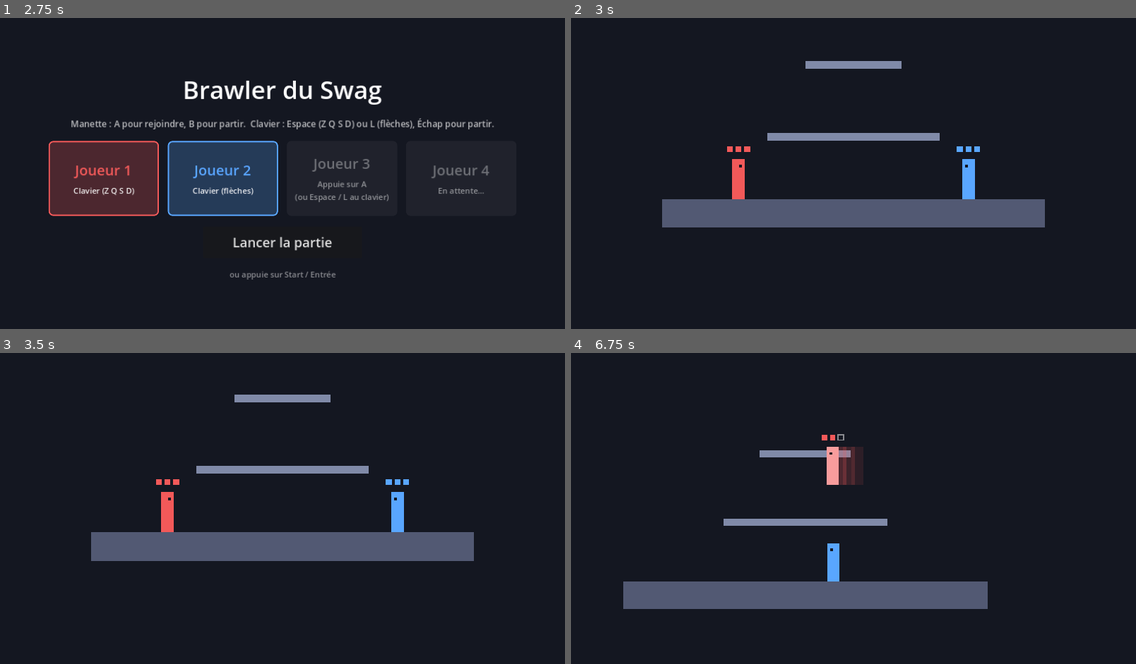
Above: before the commit, frames 1-4 (two rows, left to right).
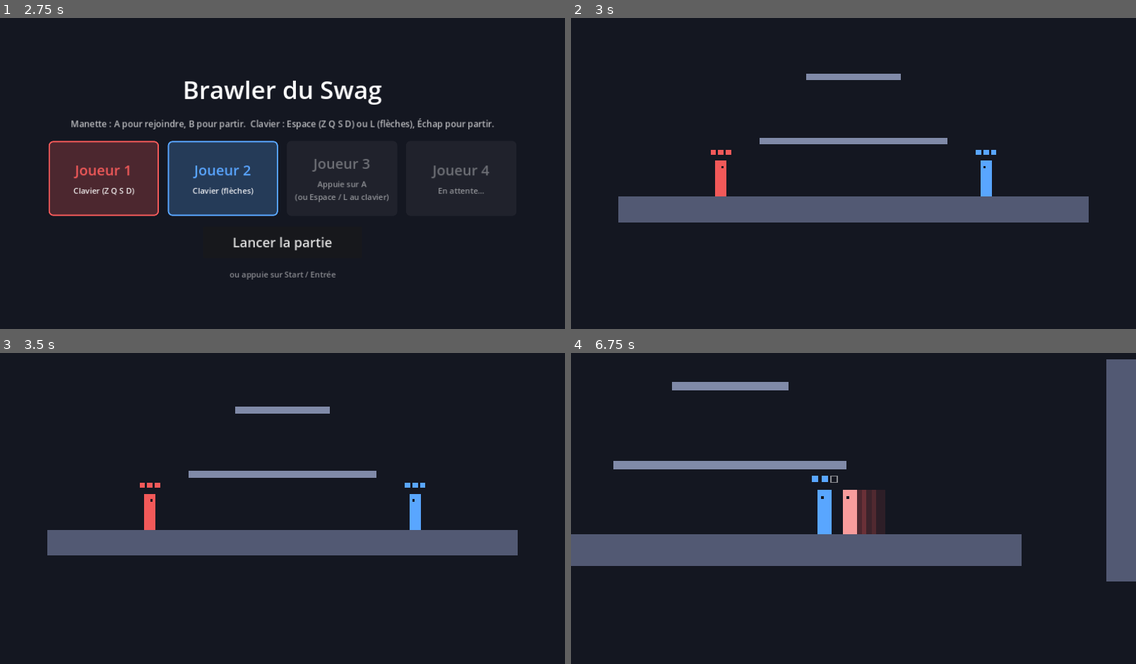
Above: after the commit, the same moments.

Repository: BBStain/jvtest
Game: Godot game, scene res://scenes/lobby.tscn
Same seed, same stepped clock (60 frames per second), same inputs: the game is played once before the commit and once after it.
Inputs (mouse positions are in pixels of both pictures, inside the frame that each line leads up to):
- Up to frame 1 (2.75 s): tap Enter at 0.5, 2 s; move the mouse to (406, 161) at 0.52 s; hold D 0.53-2.03 s; tap F at 0.6 s; click (406, 161) at 0.67 s; tap Space at 0.77, 1.25, 1.52 s; move the mouse to (169, 192) at 1.27 s; tap G at 1.35 s; click (169, 192) at 1.42 s; move the mouse to (339, 108) at 2.02 s; hold A from 2.03 s (still down); tap L at 2.1 s; click (339, 108) at 2.17 s
- Up to frame 2 (3 s): release A at 2.75 s; click "Lancer la partie" at 2.75 s
- Up to frame 3 (3.5 s): no input
- Up to frame 4 (6.75 s): move the mouse to (825, 573) at 3.52 s; hold D 3.53-5.03 s; tap K at 3.6 s; click (825, 573) at 3.67 s; tap Space at 3.77, 4.52, 5.27 s; move the mouse to (1023, 558) at 4.27 s; tap J at 4.35 s; click (1023, 558) at 4.42 s; move the mouse to (684, 464) at 5.02 s; hold A 5.03-5.78 s; tap Keypad Enter at 5.1 s; click (684, 464) at 5.17 s; move the mouse to (881, 511) at 5.77 s; hold D 5.78-6.53 s; tap F at 5.85 s; click (881, 511) at 5.92 s; move the mouse to (768, 433) at 6.52 s; hold A from 6.53 s (still down); tap G at 6.6 s; click (768, 433) at 6.67 s

Frame 1 is identical in both runs. In frame 2, 5.8% of the frame differs, in the area x 8-92%, y 13-68%; in frame 3, 5.9%; in frame 4, 22%, in the area x 0-100%, y 2-83%.

Commit message:
Map plus large avec un mur de chaque côté, et glissade sur les murs
Le sol et les plateformes sont plus larges, et deux grands murs encadrent
la map. En l'air, pousser vers un mur fait glisser lentement et recharge
les 2 sauts et le dash ; sauter depuis le mur éjecte dans l'autre sens.

Co-Authored-By: Claude Opus 5.5 (1M context) <noreply@anthropic.com>
Claude-Session: https://claude.ai/code/session_01THvWsQSvKyigxsJfQsC1D9

Diff:
--- a/scenes/main.tscn
+++ b/scenes/main.tscn
@@ -1,15 +1,18 @@
-[gd_scene load_steps=5 format=3]
+[gd_scene load_steps=6 format=3]
 
 [ext_resource type="Script" path="res://scripts/game.gd" id="1_game"]
 
 [sub_resource type="RectangleShape2D" id="Shape_Sol"]
-size = Vector2(800, 60)
+size = Vector2(1100, 60)
 
 [sub_resource type="RectangleShape2D" id="Shape_Milieu"]
-size = Vector2(360, 16)
+size = Vector2(440, 16)
 
 [sub_resource type="RectangleShape2D" id="Shape_Haut"]
-size = Vector2(200, 16)
+size = Vector2(220, 16)
+
+[sub_resource type="RectangleShape2D" id="Shape_Mur"]
+size = Vector2(80, 420)
 
 [node name="Main" type="Node2D"]
 script = ExtResource("1_game")
@@ -23,9 +26,9 @@
 shape = SubResource("Shape_Sol")
 
 [node name="Visuel" type="ColorRect" parent="Map/Sol"]
-offset_left = -400.0
+offset_left = -550.0
 offset_top = -30.0
-offset_right = 400.0
+offset_right = 550.0
 offset_bottom = 30.0
 mouse_filter = 2
 color = Color(0.32, 0.35, 0.45, 1)
@@ -40,9 +43,9 @@
 one_way_collision = true
 
 [node name="Visuel" type="ColorRect" parent="Map/PlateformeMilieu"]
-offset_left = -180.0
+offset_left = -220.0
 offset_top = -8.0
-offset_right = 180.0
+offset_right = 220.0
 offset_bottom = 8.0
 mouse_filter = 2
 color = Color(0.5, 0.54, 0.66, 1)
@@ -57,20 +60,48 @@
 one_way_collision = true
 
 [node name="Visuel" type="ColorRect" parent="Map/PlateformeHaut"]
-offset_left = -100.0
+offset_left = -110.0
 offset_top = -8.0
-offset_right = 100.0
+offset_right = 110.0
 offset_bottom = 8.0
 mouse_filter = 2
 color = Color(0.5, 0.54, 0.66, 1)
 
+[node name="MurGauche" type="StaticBody2D" parent="Map"]
+position = Vector2(-110, 450)
+
+[node name="Collision" type="CollisionShape2D" parent="Map/MurGauche"]
+shape = SubResource("Shape_Mur")
+
+[node name="Visuel" type="ColorRect" parent="Map/MurGauche"]
+offset_left = -40.0
+offset_top = -210.0
+offset_right = 40.0
+offset_bottom = 210.0
+mouse_filter = 2
+color = Color(0.32, 0.35, 0.45, 1)
+
+[node name="MurDroit" type="StaticBody2D" parent="Map"]
+position = Vector2(1390, 450)
+
+[node name="Collision" type="CollisionShape2D" parent="Map/MurDroit"]
+shape = SubResource("Shape_Mur")
+
+[node name="Visuel" type="ColorRect" parent="Map/MurDroit"]
+offset_left = -40.0
+offset_top = -210.0
+offset_right = 40.0
+offset_bottom = 210.0
+mouse_filter = 2
+color = Color(0.32, 0.35, 0.45, 1)
+
 [node name="SpawnPoints" type="Node2D" parent="."]
 
 [node name="Joueur1" type="Marker2D" parent="SpawnPoints"]
-position = Vector2(400, 520)
+position = Vector2(330, 520)
 
 [node name="Joueur2" type="Marker2D" parent="SpawnPoints"]
-position = Vector2(880, 520)
+position = Vector2(950, 520)
 
 [node name="Joueur3" type="Marker2D" parent="SpawnPoints"]
 position = Vector2(520, 380)
--- a/scripts/fighter.gd
+++ b/scripts/fighter.gd
@@ -31,6 +31,13 @@
 const JUMP_BUFFER := 0.1                ## un saut appuyé juste avant d'atterrir compte quand même
 const DROP_THROUGH_TIME := 0.22         ## temps pendant lequel on traverse les plateformes après "bas"
 
+# --- Murs ---
+const WALL_SLIDE_SPEED := 160.0         ## vitesse de glissade le long d'un mur (en tenant vers le mur)
+const WALL_JUMPS := 2                   ## sauts rendus quand on touche un mur (saut mural + 1 en l'air)
+const WALL_JUMP_PUSH := 480.0           ## force qui éjecte du mur quand on saute
+const WALL_JUMP_LOCK := 0.12            ## petit temps où l'on contrôle moins bien après un saut mural
+const WALL_JUMP_ACCEL := 1200.0
+
 # --- Dash ---
 const DASH_SPEED := 1150.0
 const DASH_TIME := 0.14
@@ -70,6 +77,8 @@
 var _coyote_timer := 0.0
 var _jump_buffer_timer := 0.0
 var _drop_timer := 0.0
+var _wall_normal_x := 0.0               ## -1 / 1 quand on glisse contre un mur, 0 sinon
+var _wall_jump_timer := 0.0
 
 var _dash_timer := 0.0
 var _dash_cooldown_timer := 0.0
@@ -115,6 +124,17 @@
 	if input.stick.x != 0.0 and not is_attacking():
 		facing = signf(input.stick.x)
 
+	# Collé à un mur en l'air (en poussant vers lui) : on glisse, et sauts + dash sont rechargés.
+	_wall_normal_x = 0.0
+	if not on_floor and is_on_wall():
+		var normal_x := get_wall_normal().x
+		if absf(normal_x) > 0.5 and input.stick.x * normal_x < -0.3:
+			_wall_normal_x = signf(normal_x)
+			_air_jumps_left = WALL_JUMPS
+			_air_dashes_left = AIR_DASHES
+			_dash_cooldown_timer = 0.0
+			facing = _wall_normal_x
+
 	# Descendre d'une plateforme traversable avec "bas".
 	if input.down_pressed and on_floor:
 		_drop_timer = DROP_THROUGH_TIME
@@ -144,6 +164,7 @@
 	_attack_cooldown_timer -= delta
 	_invincible_timer -= delta
 	_knockback_timer -= delta
+	_wall_jump_timer -= delta
 	_lives_show_timer -= delta
 	_blink_clock += delta
 
@@ -153,6 +174,8 @@
 	var accel := GROUND_ACCEL if on_floor else AIR_ACCEL
 	if _knockback_timer > 0.0:
 		accel = KNOCKBACK_ACCEL
+	elif _wall_jump_timer > 0.0:
+		accel = WALL_JUMP_ACCEL
 	velocity.x = move_toward(velocity.x, input.stick.x * RUN_SPEED, accel * delta)
 
 	# Gravité (plus forte si on a lâché le saut pendant la montée = petit saut)
@@ -161,9 +184,11 @@
 		gravity = SHORT_HOP_GRAVITY
 	velocity.y += gravity * delta
 	var max_fall := FAST_FALL_SPEED if (input.stick.y > 0.5 and not on_floor) else MAX_FALL_SPEED
+	if is_wall_sliding():
+		max_fall = WALL_SLIDE_SPEED
 	velocity.y = minf(velocity.y, max_fall)
 
-	# Saut et double saut
+	# Saut, double saut et saut mural
 	if input.jump_pressed:
 		_jump_buffer_timer = JUMP_BUFFER
 	if _jump_buffer_timer > 0.0:
@@ -171,6 +196,11 @@
 			velocity.y = -JUMP_SPEED
 			_jump_buffer_timer = 0.0
 			_coyote_timer = 0.0
+		elif input.jump_pressed and is_wall_sliding() and _air_jumps_left > 0:
+			velocity = Vector2(_wall_normal_x * WALL_JUMP_PUSH, -JUMP_SPEED)
+			_air_jumps_left -= 1
+			_jump_buffer_timer = 0.0
+			_wall_jump_timer = WALL_JUMP_LOCK
 		elif input.jump_pressed and _air_jumps_left > 0:
 			velocity.y = -DOUBLE_JUMP_SPEED
 			_air_jumps_left -= 1
@@ -233,6 +263,10 @@
 
 func is_dashing() -> bool:
 	return _dash_timer > 0.0
+
+
+func is_wall_sliding() -> bool:
+	return _wall_normal_x != 0.0
 
 
 func is_invincible() -> bool:
--- a/scripts/game.gd
+++ b/scripts/game.gd
@@ -11,7 +11,7 @@
 	Color(1.0, 0.85, 0.3),    # Joueur 4 : jaune
 ]
 ## Au-delà de ces limites, le joueur est sorti de la map et perd une vie.
-const BLAST_ZONE := Rect2(-400, -700, 2080, 1650)
+const BLAST_ZONE := Rect2(-850, -700, 2980, 1650)
 const RESTART_DELAY := 1.0   ## évite de relancer par erreur en martelant les boutons
 const LOBBY_SCENE := "res://scenes/lobby.tscn"
 
--- a/tests/sim_test.gd
+++ b/tests/sim_test.gd
@@ -53,8 +53,9 @@
 	await shot("01_debut")
 
 	# 2) J1 marche vers J2 et attaque : J2 perd une vie
+	p1.position.x = 700; p2.position.x = 880
 	p1.input_source = Scripted.new(func(s, f):
-		s.stick.x = 1.0 if f < 50 else 0.0
+		s.stick.x = 1.0 if f < 15 else 0.0
 		s.attack_pressed = f == 60)
 	await step(63)
 	await shot("02_attaque")
@@ -119,6 +120,28 @@
 	await step(40)
 	check(p1.is_on_floor() and absf(p1.position.y - (432 - 42)) < 3, "Descendu sur la plateforme du milieu (y=%.1f)" % p1.position.y)
 
+	# 7b) Mur : on glisse lentement, sauts et dash rechargés, le saut mural éjecte du mur
+	await new_game()
+	p1 = game.fighters[0]; p2 = game.fighters[1]
+	p2.input_source = Scripted.new(func(s, f): pass)
+	p1.position = Vector2(-40, 330)
+	p1.input_source = Scripted.new(func(s, f): s.stick.x = -1.0)
+	await step(2)
+	p1._air_jumps_left = 0
+	p1._air_dashes_left = 0
+	await step(40)
+	check(p1.is_wall_sliding(), "Mur : J1 glisse contre le mur gauche")
+	check(p1.velocity.y <= Fighter.WALL_SLIDE_SPEED + 1, "Mur : glissade lente (vy=%.0f)" % p1.velocity.y)
+	check(p1._air_jumps_left == 2 and p1._air_dashes_left == 1, "Mur : 2 sauts et le dash rechargés")
+	await shot("07_mur")
+	p1.input_source = Scripted.new(func(s, f):
+		s.stick.x = -1.0
+		s.jump_pressed = f == 0
+		s.jump_held = f < 15)
+	await step(6)
+	check(p1.velocity.x > 0 and p1.velocity.y < 0, "Mur : saut mural vers la droite (v=%s)" % p1.velocity)
+	check(p1._air_jumps_left == 1, "Mur : il reste 1 saut après le saut mural")
+
 	# 8) Tomber de la map coûte une vie, puis réapparition au milieu ; 3 chutes = fin
 	await new_game()
 	p1 = game.fighters[0]; p2 = game.fighters[1]
Not shown, changed: README.md
